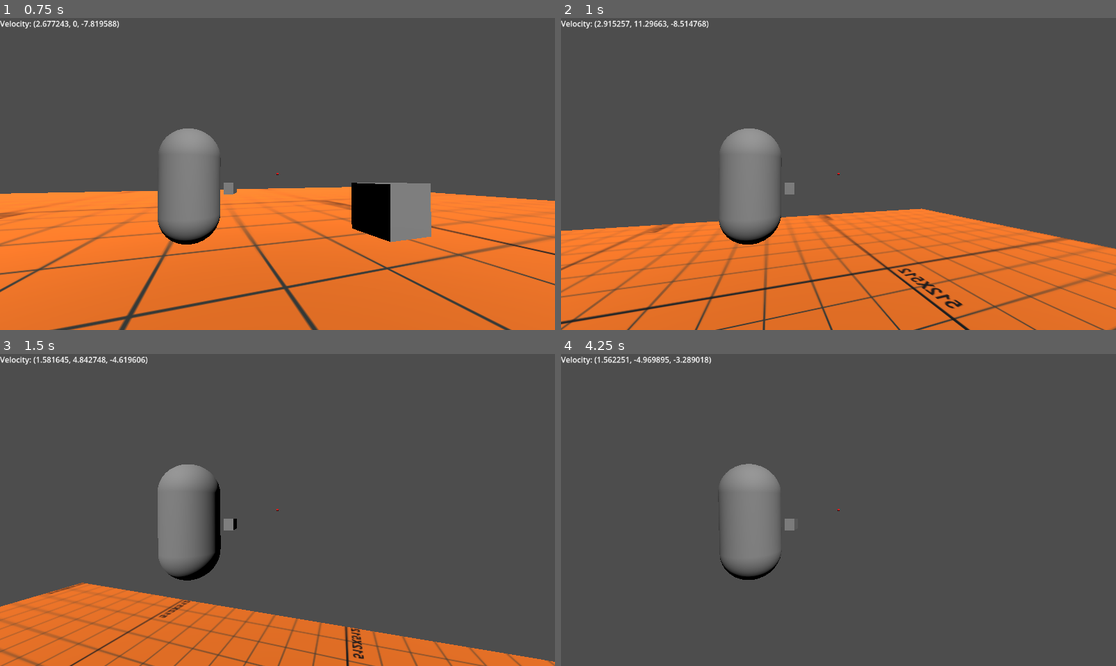
Above: before the commit, frames 1-4 (two rows, left to right).
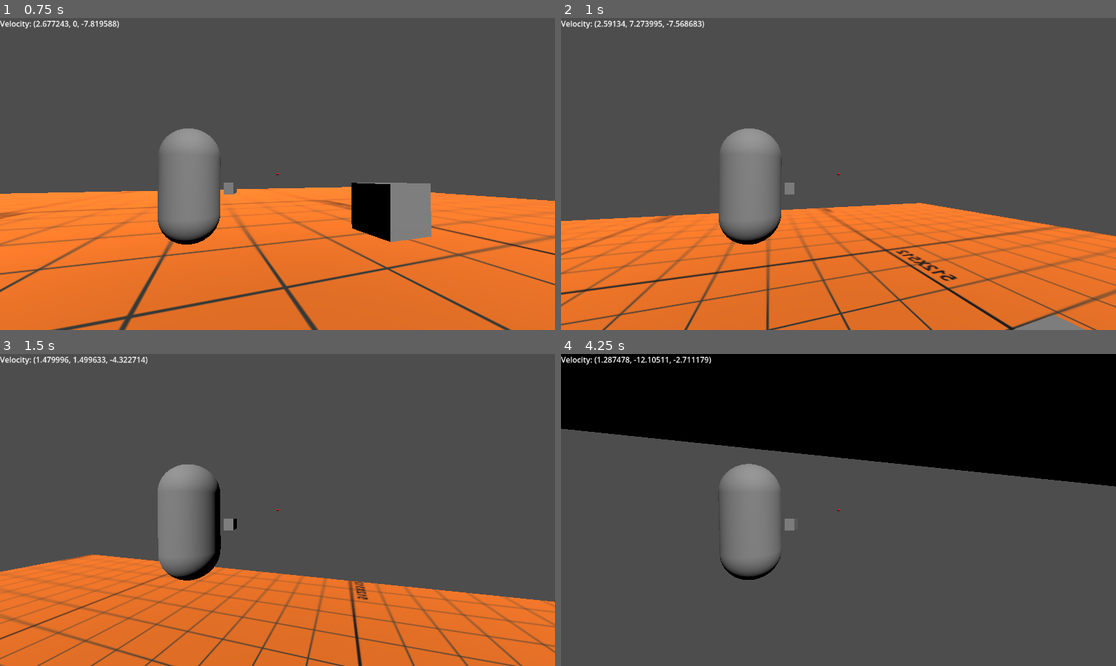
Above: after the commit, the same moments.

Repository: fowrr/ninja-game
Game: Godot game, scene res://testing_grounds.tscn
Same seed, same stepped clock (60 frames per second), same inputs: the game is played once before the commit and once after it.
Inputs (mouse positions are in pixels of both pictures, inside the frame that each line leads up to):
- Up to frame 1 (0.75 s): tap Enter (ui_accept) at 0.5 s; move the mouse to (305, 174) at 0.52 s; hold Up (ui_up) from 0.53 s (still down); hold Shift (shift) from 0.53 s (still down)
- Up to frame 2 (1 s): keep holding Up (ui_up); keep holding Shift (shift); tap Enter (ui_accept) at 0.77 s; tap Space (space) at 0.8 s
- Up to frame 3 (1.5 s): keep holding Up (ui_up); move the mouse to (249, 510) at 1.27 s; release Shift (shift) at 1.28 s; tap Space (space) at 1.35 s
- Up to frame 4 (4.25 s): keep holding Up (ui_up); tap Enter (ui_accept) at 1.52, 3.02, 3.77 s; tap Shift (shift) at 1.55, 2.85 s; move the mouse to (849, 503) at 2.02 s; hold Right mouse button (mouse_right) 2.03-2.78 s; tap Space (space) at 2.3, 3.8 s; move the mouse to (832, 516) at 2.77 s; move the mouse to (877, 513) at 3.52 s; click (877, 513) at 3.6 s

Frame 1 is identical in both runs. In frame 2, 12% of the frame differs, in the area x 0-100%, y 0-100%; in frame 3, 18%; in frame 4, 33%, in the area x 0-100%, y 0-43%.

Commit message:
im just gonna change the node character controller

Diff:
--- a/bean.gd
+++ b/bean.gd
@@ -44,13 +44,12 @@
 	#Code for my movement
 	#===============================================================#
 	var horizontal_velocity = Vector2(linear_velocity.x, linear_velocity.z)
-
 	#Gets my movement (A,W,S,D or arrow keys)
 	var input = Input.get_vector("ui_left","ui_right","ui_up","ui_down")
 	var horizon_basis = mNode.basis #Check for nMode explanation (second line in unhandled input).)
 	apply_central_force(inputVector * vMultiplier * 1 * delta * horizon_basis) #Apply movement
 	if Input.is_action_pressed("shift"):
-		max_horizontal_speed = 9.0
+		max_horizontal_speed = 8.0
 		vMultiplier = 4000
 	else:
 		max_horizontal_speed = lerp(max_horizontal_speed, 3.0, 0.1)
@@ -62,14 +61,18 @@
 		inputVector = Vector3( 0 , 0 ,input.y)
 	elif launch == false and Input.is_action_pressed("shift"):
 		inputVector = Vector3(input.x, 0 ,input.y)
-		if horizontal_velocity.length() > 9.2:
+		if horizontal_velocity.length() > 8.2:
 			horizontal_velocity = horizontal_velocity.normalized() * max_horizontal_speed
 			linear_velocity = Vector3(horizontal_velocity.x,linear_velocity.y,horizontal_velocity.y)
+			if linear_velocity.y > 10:
+				linear_velocity.y = 9.9
 	else:
 		inputVector = Vector3(input.x, 0 ,input.y)
 		if horizontal_velocity.length()> 3.1:
 			horizontal_velocity = horizontal_velocity.normalized() * max_horizontal_speed
 			linear_velocity = Vector3(horizontal_velocity.x,linear_velocity.y,horizontal_velocity.y)
+			if linear_velocity.y > 10:
+				linear_velocity.y = 9.9
 	col()
 
 #This works
@@ -108,11 +111,11 @@
 	if Input.is_action_just_pressed("space"):
 		if grounded == 1:
 			if jumps == 2:
-				apply_central_impulse(Vector3(0, 1 ,0) * 15 )
+				apply_central_impulse(Vector3(0,1,0) * 15)
 				jumps -=1
 			elif jumps == 1:
 				if linear_velocity.y <= 0.25:
-					apply_central_impulse(Vector3(0, 1 ,0) * 15 )
+					apply_central_impulse(Vector3(0, 1 ,0) * 20 )
 					jumps -=1
 			elif jumps == 0:
 				grounded = 0
